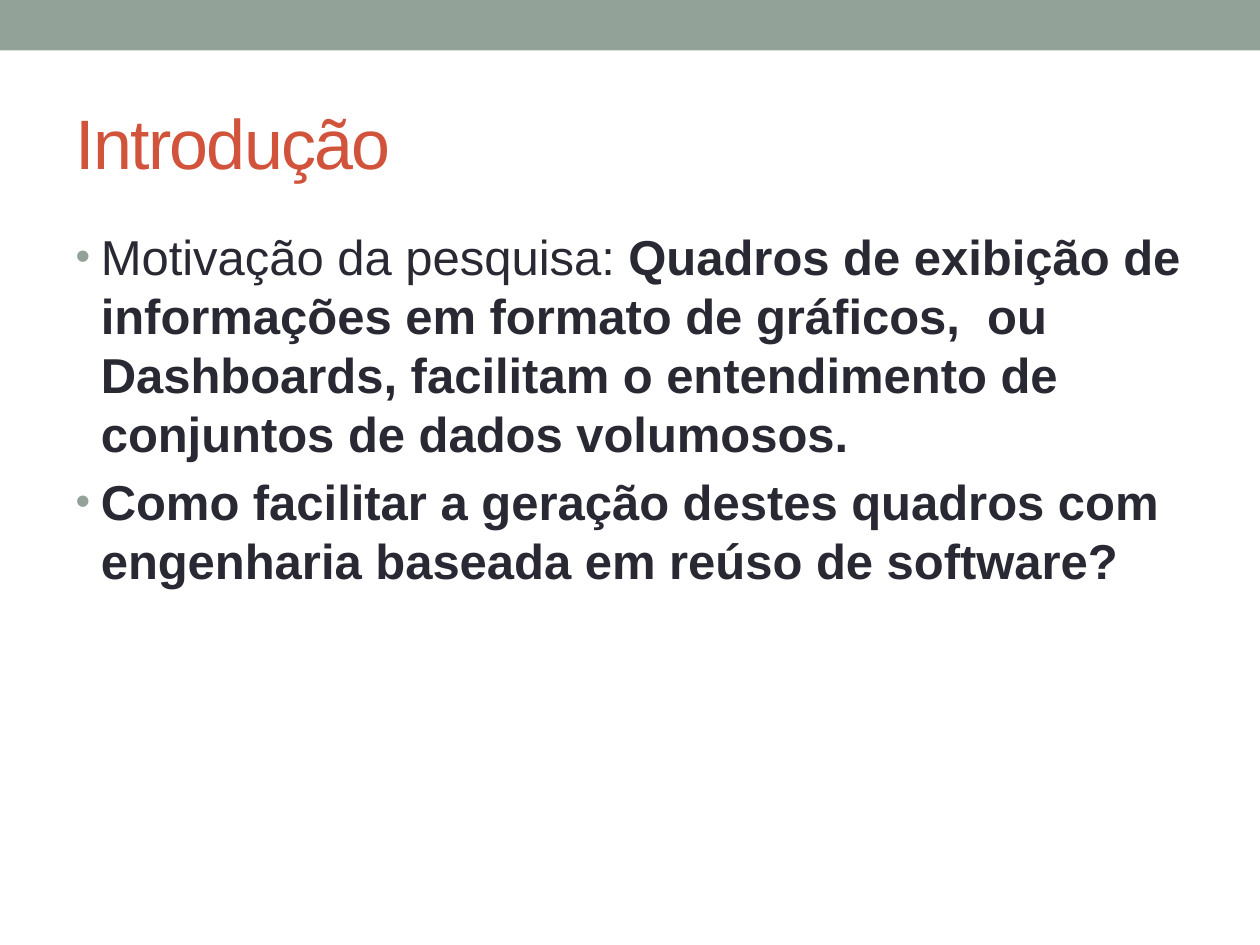
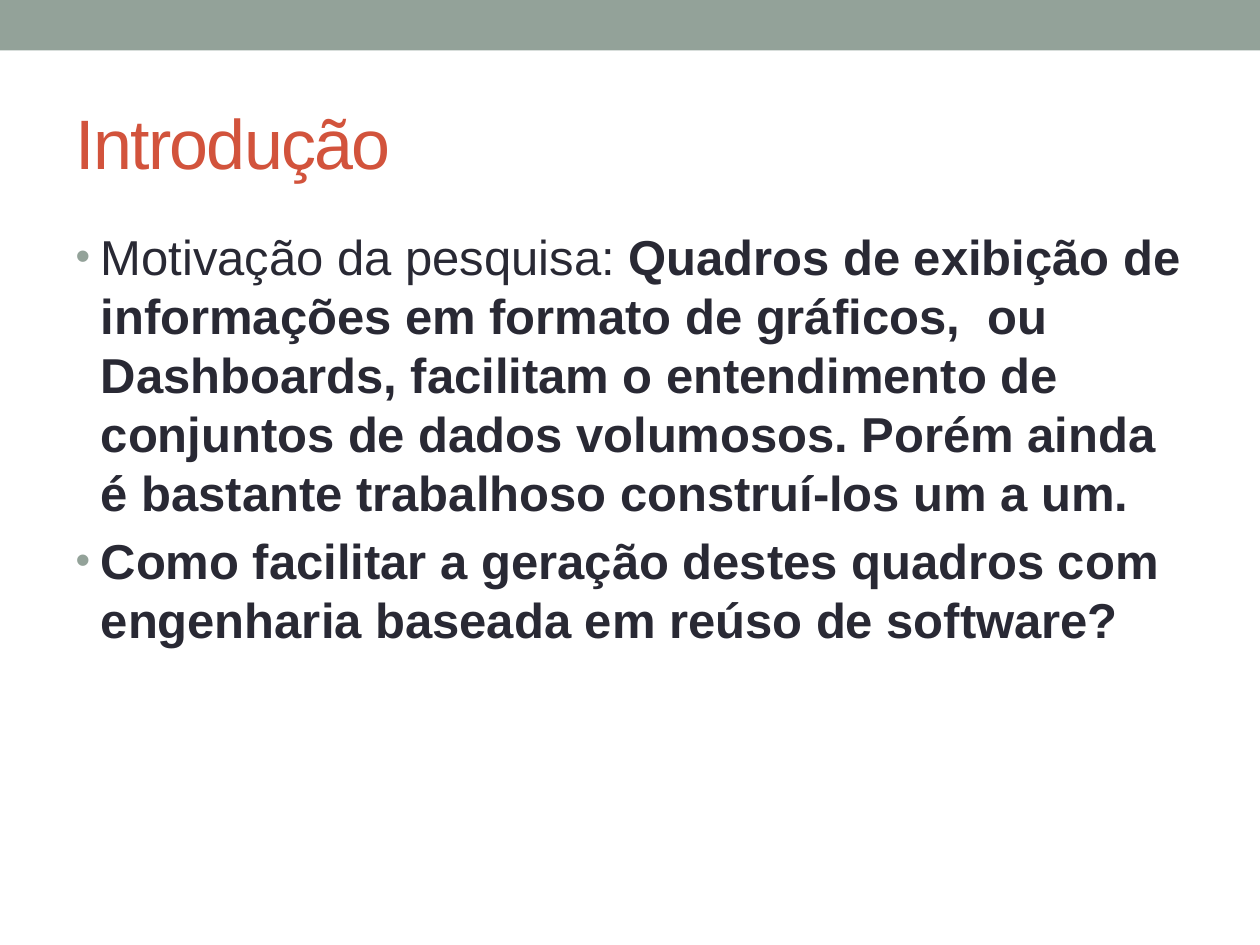
Before and after one commit to glaubergad/tccrepo, a slide deck: slide 2 of mono/Defesa TCC - DashGen - FINAL.pptx. Drawn at 1260x945 pixels with LibreOffice and Linux fonts; fonts in the diff are those of the drawing. Boxes give left, top, right and bottom in pixels: in the first picture for what was removed or moved away, otherwise in the second. Text is boxed around its words. In the diff, an @@ line names an element or a change of style, - is before the commit and + after.

Commit message:
Algumas correções no  PPT

```diff
--- a/mono/Defesa TCC - DashGen - FINAL.pptx
+++ b/mono/Defesa TCC - DashGen - FINAL.pptx
@@ text at [101, 239, 1180, 512]: text changed @@
-• Motivação da pesquisa: Quadros de exibição de informações em formato de gráficos, ou Dashboards, facilitam o entendimento de conjuntos de dados volumosos.
+• Motivação da pesquisa: Quadros de exibição de informações em formato de gráficos, ou Dashboards, facilitam o entendimento de conjuntos de dados volumosos. Porém ainda é bastante trabalhoso construí-los um a um.
```
Also in this commit, not shown: 1 other file.
